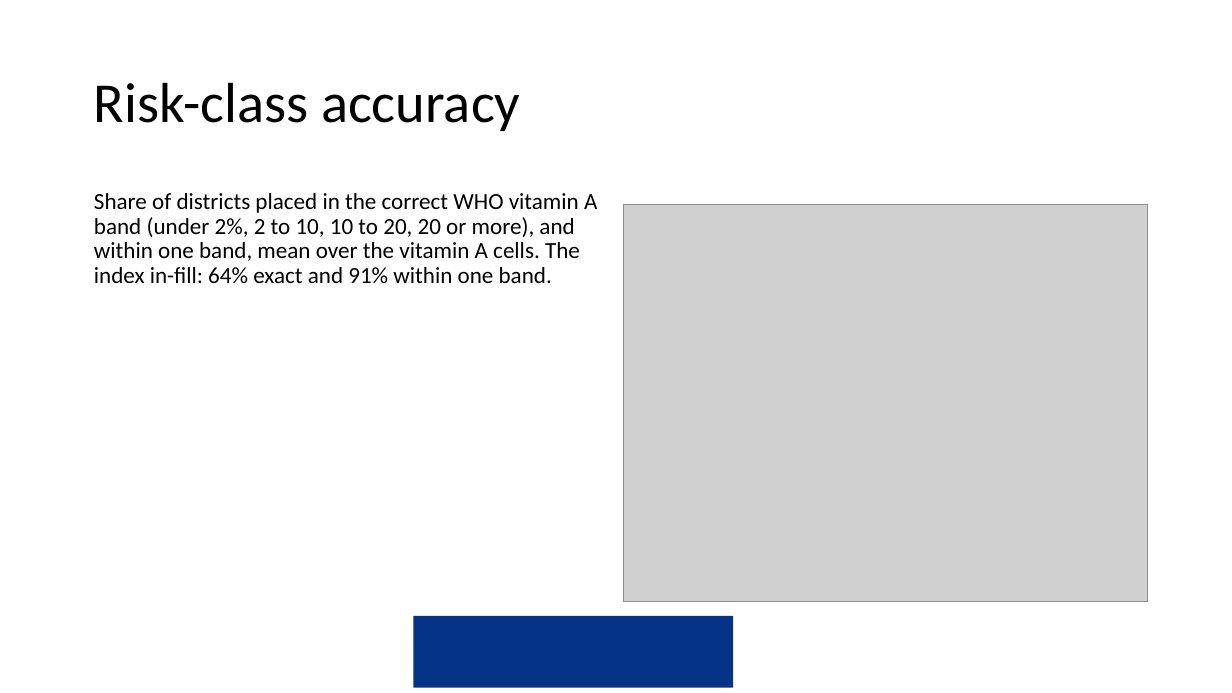
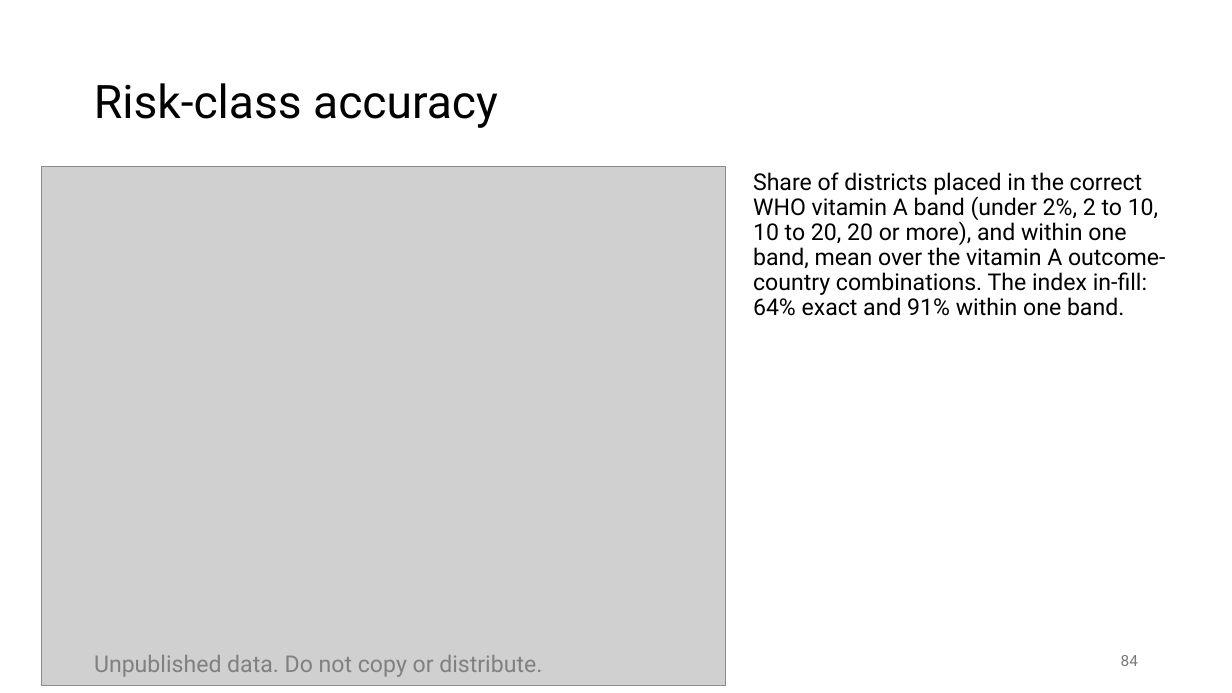
Before and after one commit to amertens/mn-prediction, a slide deck: slide 84 of docs/slides/MN-proxy-full-talk-2026-09.pptx (slide 91 before the commit). Drawn at 1232x693 pixels with LibreOffice and Linux fonts; fonts in the diff are those of the drawing; grey boxes stand for pictures; background and template pictures are left out. Boxes give left, top, right and bottom in pixels: in the first picture for what was removed or moved away, otherwise in the second. Text is boxed around its words. In the diff, an @@ line names an element or a change of style, - is before the commit and + after.

```diff
--- a/docs/slides/MN-proxy-full-talk-2026-09.pptx
+++ b/docs/slides/MN-proxy-full-talk-2026-09.pptx
@@ title "Risk-class accuracy" at [94, 83, 498, 128]: size 44 to 36 pt, font Calibri to Roboto @@
@@ picture added at [42, 166, 726, 686] @@
@@ text at [753, 172, 1166, 316]: text changed; font Calibri to Roboto @@
-Share of districts placed in the correct WHO vitamin A band (under 2%, 2 to 10, 10 to 20, 20 or more), and within one band, mean over the vitamin A cells. The index in-fill: 64% exact and 91% within one band.
+Share of districts placed in the correct WHO vitamin A band (under 2%, 2 to 10, 10 to 20, 20 or more), and within one band, mean over the vitamin A outcome-country combinations. The index in-fill: 64% exact and 91% within one band.
@@ picture removed at [624, 204, 1148, 603] @@
@@ rectangle removed at [413, 616, 733, 689] @@
@@ text added at [94, 655, 542, 677], 18 pt, text #808080 @@
+Unpublished data. Do not copy or distribute.
@@ page number added at [1121, 655, 1138, 666], 12 pt, text #797979 @@
+84
```
Also in this commit, not shown: 68 other slides changed, 23 slides added, 30 slides removed, 22 other files.
